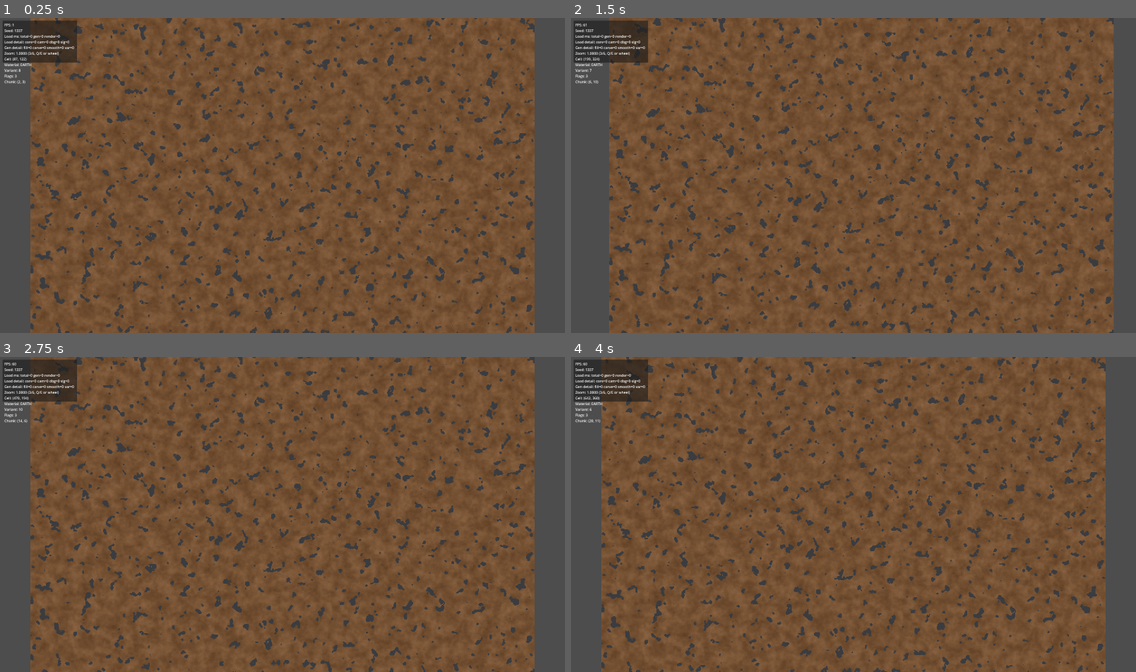
Above: before the commit, frames 1-4 (two rows, left to right).
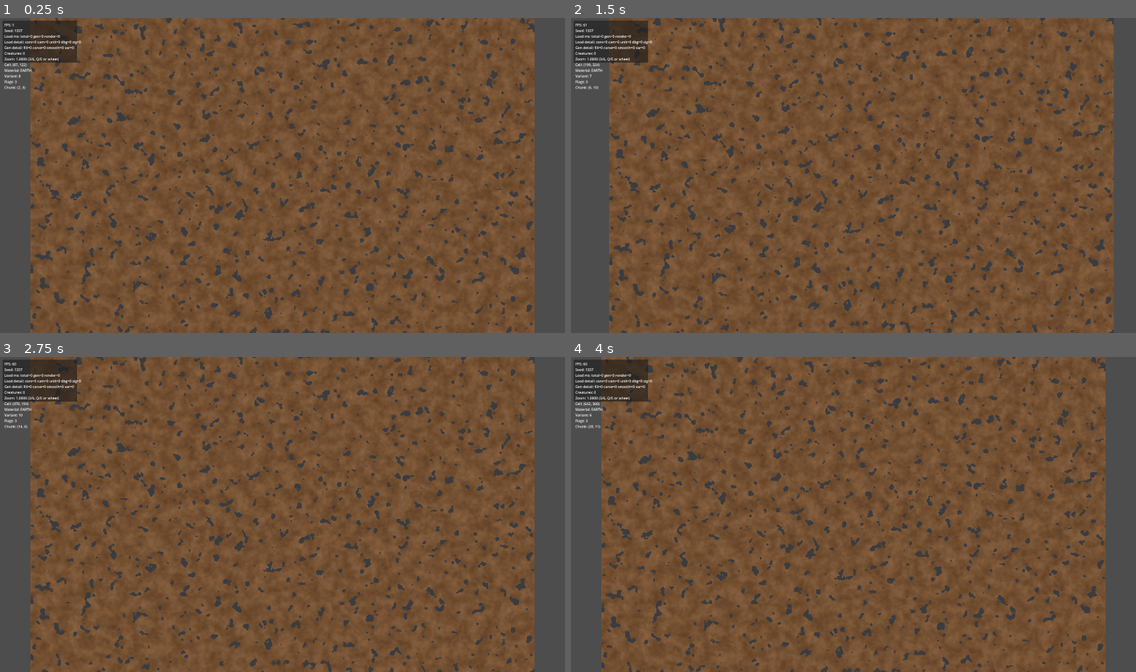
Above: after the commit, the same moments.

Repository: Kanturna/Diggy
Game: Godot game, scene res://main/Main.tscn
Two runs of this game, one before a commit and one after it. Both use one fixed random seed, a clock stepped at 60 frames per second and the inputs below.
Inputs (mouse positions are in pixels of both pictures, inside the frame that each line leads up to):
- Up to frame 1 (0.25 s): no input
- Up to frame 2 (1.5 s): tap Enter at 0.5 s; move the mouse to (977, 159) at 0.52 s; tap S (camera_down) at 0.6 s; click (977, 159) at 0.67 s; tap Space at 1.25 s; move the mouse to (740, 191) at 1.27 s; tap A (camera_left) at 1.35 s; click (740, 191) at 1.42 s
- Up to frame 3 (2.75 s): tap Enter at 2 s; move the mouse to (339, 445) at 2.02 s; tap D (camera_right) at 2.1 s; click (339, 445) at 2.17 s
- Up to frame 4 (4 s): tap Space at 2.75 s; move the mouse to (825, 577) at 2.77 s; tap Shift (camera_speed) at 2.85 s; click (825, 577) at 2.92 s; tap Enter at 3.5 s; move the mouse to (1023, 561) at 3.52 s; tap W (camera_up) at 3.6 s; click (1023, 561) at 3.67 s

The runs differ from the first frame. In frame 1, 0.3% of the frame differs, in the area x 0-15%, y 7-23%; in frame 2, 0.3%; in frame 3, 0.3%; in frame 4, 0.3%.
Error after the commit: Parse Error: Cannot infer the type of "sample_world" variable because the value doesn't have a set type. (res://units/CreatureAgent.gd:157)

Commit message:
first creatures , visuals and animation

Diff:
--- a/core/Config.gd
+++ b/core/Config.gd
@@ -11,6 +11,16 @@
 const CAVE_EMPTY_THRESHOLD := 0.33
 const CAVE_SMOOTH_PASSES := 2
 const EARTH_VARIANT_COUNT := 17
+
+const CREATURE_SPAWN_COUNT := 10
+const CREATURE_SPAWN_ATTEMPTS := 1200
+const CREATURE_SPAWN_PADDING_CELLS := 4
+const CREATURE_BODY_WIDTH_CELLS := 2.0
+const CREATURE_BODY_LENGTH_CELLS := 4.0
+const CREATURE_TAIL_SEGMENTS := 5
+const CREATURE_SPEED_CELLS_PER_SECOND := 5.5
+const CREATURE_TURN_INTERVAL_MIN := 0.7
+const CREATURE_TURN_INTERVAL_MAX := 1.6
 
 const CAMERA_BASE_SPEED := 550.0
 const CAMERA_SHIFT_MULTIPLIER := 2.2
--- a/debug/DebugOverlay.gd
+++ b/debug/DebugOverlay.gd
@@ -10,6 +10,7 @@
 var renderer: WorldMaterialRenderer
 var is_visible_overlay := true
 var startup_timings := {}
+var creature_count := 0
 
 func setup(world_model: WorldModel, world_renderer: WorldMaterialRenderer) -> void:
 	world = world_model
@@ -18,6 +19,9 @@
 
 func set_startup_timings(timings: Dictionary) -> void:
 	startup_timings = timings.duplicate()
+
+func set_creature_count(count: int) -> void:
+	creature_count = count
 
 func _process(_delta: float) -> void:
 	if Input.is_action_just_pressed(Config.DEBUG_TOGGLE_ACTION):
@@ -46,9 +50,10 @@
 			]
 		)
 		lines.append(
-			"Load detail: core=%d cam=%d dbg=%d sig=%d" % [
+			"Load detail: core=%d cam=%d unit=%d dbg=%d sig=%d" % [
 				int(startup_timings.get("world_core_ms", 0)),
 				int(startup_timings.get("camera_setup_ms", 0)),
+				int(startup_timings.get("creature_setup_ms", 0)),
 				int(startup_timings.get("debug_setup_ms", 0)),
 				int(startup_timings.get("signal_connect_ms", 0)),
 			]
@@ -61,6 +66,7 @@
 				int(startup_timings.get("world_generate_variants_ms", 0)),
 			]
 		)
+	lines.append("Creatures: %d" % creature_count)
 	if camera != null:
 		var zoom_levels := Config.CAMERA_ZOOM_LEVELS
 		var zoom_level_index := zoom_levels.find(camera.zoom.x)
--- a/main/Main.gd
+++ b/main/Main.gd
@@ -6,12 +6,14 @@
 const RendererScript = preload("res://render/WorldMaterialRenderer.gd")
 const CameraControllerScript = preload("res://camera/CameraController.gd")
 const DebugOverlayScene = preload("res://debug/DebugOverlay.tscn")
+const CreatureManagerScript = preload("res://units/CreatureManager.gd")
 
 var world_model: WorldModel
 var world_generator: WorldGenerator
 var renderer: WorldMaterialRenderer
 var camera_controller: CameraController
 var debug_overlay: DebugOverlay
+var creature_manager: CreatureManager
 var _startup_timings := {}
 
 func _ready() -> void:
@@ -38,6 +40,10 @@
 	_startup_timings["camera_setup_ms"] = Time.get_ticks_msec() - step_begin_ms
 
 	step_begin_ms = Time.get_ticks_msec()
+	_setup_creatures()
+	_startup_timings["creature_setup_ms"] = Time.get_ticks_msec() - step_begin_ms
+
+	step_begin_ms = Time.get_ticks_msec()
 	_setup_debug()
 	_startup_timings["debug_setup_ms"] = Time.get_ticks_msec() - step_begin_ms
 
@@ -47,6 +53,8 @@
 	_startup_timings["ready_total_ms"] = Time.get_ticks_msec() - startup_begin_ms
 	if debug_overlay != null:
 		debug_overlay.set_startup_timings(_startup_timings)
+		if creature_manager != null:
+			debug_overlay.set_creature_count(creature_manager.creatures.size())
 
 func _process(_delta: float) -> void:
 	_on_chunks_dirtied()
@@ -94,6 +102,11 @@
 		Config.WORLD_HEIGHT * Config.CELL_SIZE * 0.5
 	)
 
+func _setup_creatures() -> void:
+	creature_manager = CreatureManagerScript.new()
+	add_child(creature_manager)
+	creature_manager.setup(world_model)
+
 func _setup_debug() -> void:
 	debug_overlay = DebugOverlayScene.instantiate()
 	add_child(debug_overlay)
--- /dev/null
+++ b/units/CreatureAgent.gd
@@ -0,0 +1,177 @@
+extends Node2D
+class_name CreatureAgent
+
+const Config = preload("res://core/Config.gd")
+const MaterialType = preload("res://core/MaterialType.gd")
+const CreatureGenomeScript = preload("res://units/CreatureGenome.gd")
+
+var world: WorldModel
+var genome: CreatureGenome
+var rng := RandomNumberGenerator.new()
+
+var _move_dir := Vector2.RIGHT
+var _heading := Vector2.RIGHT
+var _turn_timer := 0.0
+var _tail_phase := 0.0
+
+func setup(world_model: WorldModel, creature_genome: CreatureGenome, spawn_cell: Vector2i, seed: int) -> void:
+	world = world_model
+	genome = creature_genome
+	rng.seed = seed
+	global_position = cell_to_world(spawn_cell)
+	_move_dir = _random_direction()
+	_heading = _move_dir
+	_turn_timer = _random_turn_interval()
+	queue_redraw()
+
+func _process(delta: float) -> void:
+	if world == null or genome == null:
+		return
+
+	_turn_timer -= delta
+	if _turn_timer <= 0.0:
+		_pick_new_direction()
+
+	var target_position := global_position + _move_dir * genome.speed_cells_per_second * Config.CELL_SIZE * delta
+	if can_occupy_world(world, target_position, _move_dir, genome.body_width_cells, genome.body_length_cells):
+		global_position = target_position
+	else:
+		_pick_new_direction()
+
+	if _move_dir.length_squared() > 0.0:
+		_heading = _move_dir
+	_tail_phase += delta * (4.5 + genome.speed_cells_per_second * 0.35)
+	queue_redraw()
+
+func _draw() -> void:
+	if genome == null:
+		return
+
+	var half_width := genome.body_width_cells * Config.CELL_SIZE * 0.5
+	var body_length := genome.body_length_cells * Config.CELL_SIZE
+	var head_radius := half_width * 0.9
+	var head_center := Vector2(body_length * 0.32, 0.0)
+	var tail_base_x := -body_length * 0.2
+	var tail_length := body_length * 0.95
+
+	draw_set_transform(Vector2.ZERO, _heading.angle(), Vector2.ONE)
+
+	for segment_idx in genome.tail_segments:
+		var t := float(segment_idx) / maxf(float(genome.tail_segments - 1), 1.0)
+		var x := lerpf(tail_base_x, tail_base_x - tail_length, t)
+		var sway := sin(_tail_phase - t * 2.2) * half_width * 0.6 * (1.0 - t)
+		var radius := lerpf(half_width * 0.55, half_width * 0.18, t)
+		draw_circle(Vector2(x, sway), radius, genome.body_color.darkened(0.08 * t))
+
+	draw_circle(Vector2.ZERO, half_width, genome.body_color)
+	draw_circle(Vector2(-body_length * 0.16, 0.0), half_width * 0.9, genome.body_color.darkened(0.06))
+	draw_circle(head_center, head_radius, genome.head_color)
+
+	var jaw_base_x := head_center.x + head_radius * 0.55
+	var jaw_tip_x := jaw_base_x + half_width * 0.95
+	var jaw_spread := half_width * 0.68
+	var jaw_gap := half_width * 0.22
+	draw_colored_polygon(
+		PackedVector2Array([
+			Vector2(jaw_base_x, -jaw_gap),
+			Vector2(jaw_tip_x, -jaw_spread),
+			Vector2(jaw_tip_x - half_width * 0.18, -jaw_gap * 0.45),
+		]),
+		genome.jaw_color
+	)
+	draw_colored_polygon(
+		PackedVector2Array([
+			Vector2(jaw_base_x, jaw_gap),
+			Vector2(jaw_tip_x, jaw_spread),
+			Vector2(jaw_tip_x - half_width * 0.18, jaw_gap * 0.45),
+		]),
+		genome.jaw_color
+	)
+
+func _pick_new_direction() -> void:
+	for _attempt in 8:
+		var candidate_dir := _random_direction()
+		if can_occupy_world(
+			world,
+			global_position + candidate_dir * Config.CELL_SIZE * 0.75,
+			candidate_dir,
+			genome.body_width_cells,
+			genome.body_length_cells
+		):
+			_move_dir = candidate_dir
+			_turn_timer = _random_turn_interval()
+			return
+	_move_dir = -_move_dir
+	_turn_timer = _random_turn_interval()
+
+func _random_direction() -> Vector2:
+	var directions := [
+		Vector2.RIGHT,
+		Vector2.LEFT,
+		Vector2.UP,
+		Vector2.DOWN,
+		Vector2(1, 1).normalized(),
+		Vector2(1, -1).normalized(),
+		Vector2(-1, 1).normalized(),
+		Vector2(-1, -1).normalized(),
+	]
+	return directions[rng.randi_range(0, directions.size() - 1)]
+
+func _random_turn_interval() -> float:
+	return rng.randf_range(genome.turn_interval_min, genome.turn_interval_max)
+
+static func cell_to_world(cell: Vector2i) -> Vector2:
+	return (Vector2(cell) + Vector2.ONE * 0.5) * Config.CELL_SIZE
+
+static func can_occupy_world(
+	world_model: WorldModel,
+	world_position: Vector2,
+	forward: Vector2,
+	body_width_cells: float,
+	body_length_cells: float
+) -> bool:
+	if world_model == null:
+		return false
+
+	var dir := forward.normalized()
+	if dir.length_squared() == 0.0:
+		dir = Vector2.RIGHT
+	var perp := Vector2(-dir.y, dir.x)
+
+	var half_width := body_width_cells * Config.CELL_SIZE * 0.5
+	var body_length := body_length_cells * Config.CELL_SIZE
+	var longitudinal_offsets := [
+		-body_length * 0.45,
+		-body_length * 0.15,
+		body_length * 0.15,
+		body_length * 0.45,
+	]
+	var lateral_offsets := [
+		-half_width * 0.75,
+		0.0,
+		half_width * 0.75,
+	]
+
+	for x_offset in longitudinal_offsets:
+		for y_offset in lateral_offsets:
+			var sample_world := world_position + dir * x_offset + perp * y_offset
+			var sample_cell := Vector2i(
+				floor(sample_world.x / Config.CELL_SIZE),
+				floor(sample_world.y / Config.CELL_SIZE)
+			)
+			if not world_model.is_in_bounds(sample_cell.x, sample_cell.y):
+				return false
+			if world_model.get_material(sample_cell.x, sample_cell.y) != MaterialType.Id.EMPTY:
+				return false
+
+	var head_sample := world_position + dir * body_length * 0.6
+	var head_cell := Vector2i(
+		floor(head_sample.x / Config.CELL_SIZE),
+		floor(head_sample.y / Config.CELL_SIZE)
+	)
+	if not world_model.is_in_bounds(head_cell.x, head_cell.y):
+		return false
+	if world_model.get_material(head_cell.x, head_cell.y) != MaterialType.Id.EMPTY:
+		return false
+
+	return true
--- /dev/null
+++ b/units/CreatureGenome.gd
@@ -0,0 +1,27 @@
+extends RefCounted
+class_name CreatureGenome
+
+var body_width_cells: float
+var body_length_cells: float
+var tail_segments: int
+var speed_cells_per_second: float
+var turn_interval_min: float
+var turn_interval_max: float
+var body_color := Color8(208, 224, 206)
+var head_color := Color8(228, 238, 226)
+var jaw_color := Color8(240, 243, 236)
+
+func _init(
+	new_body_width_cells: float,
+	new_body_length_cells: float,
+	new_tail_segments: int,
+	new_speed_cells_per_second: float,
+	new_turn_interval_min: float,
+	new_turn_interval_max: float
+) -> void:
+	body_width_cells = new_body_width_cells
+	body_length_cells = new_body_length_cells
+	tail_segments = new_tail_segments
+	speed_cells_per_second = new_speed_cells_per_second
+	turn_interval_min = new_turn_interval_min
+	turn_interval_max = new_turn_interval_max
--- /dev/null
+++ b/units/CreatureManager.gd
@@ -0,0 +1,57 @@
+extends Node2D
+class_name CreatureManager
+
+const Config = preload("res://core/Config.gd")
+const CreatureAgentScript = preload("res://units/CreatureAgent.gd")
+const CreatureGenomeScript = preload("res://units/CreatureGenome.gd")
+
+var world: WorldModel
+var rng := RandomNumberGenerator.new()
+var creatures: Array[CreatureAgent] = []
+var base_genome: CreatureGenome
+
+func setup(world_model: WorldModel) -> void:
+	world = world_model
+	rng.seed = world.seed + 8192
+	base_genome = CreatureGenomeScript.new(
+		Config.CREATURE_BODY_WIDTH_CELLS,
+		Config.CREATURE_BODY_LENGTH_CELLS,
+		Config.CREATURE_TAIL_SEGMENTS,
+		Config.CREATURE_SPEED_CELLS_PER_SECOND,
+		Config.CREATURE_TURN_INTERVAL_MIN,
+		Config.CREATURE_TURN_INTERVAL_MAX
+	)
+	_spawn_creatures(Config.CREATURE_SPAWN_COUNT)
+
+func _spawn_creatures(count: int) -> void:
+	var attempts := 0
+	while creatures.size() < count and attempts < Config.CREATURE_SPAWN_ATTEMPTS:
+		attempts += 1
+		var cell := Vector2i(
+			rng.randi_range(Config.CREATURE_SPAWN_PADDING_CELLS, world.width - Config.CREATURE_SPAWN_PADDING_CELLS - 1),
+			rng.randi_range(Config.CREATURE_SPAWN_PADDING_CELLS, world.height - Config.CREATURE_SPAWN_PADDING_CELLS - 1)
+		)
+		if not _is_spawn_valid(cell):
+			continue
+
+		var creature := CreatureAgentScript.new()
+		add_child(creature)
+		creature.setup(world, base_genome, cell, rng.randi())
+		creatures.append(creature)
+
+func _is_spawn_valid(cell: Vector2i) -> bool:
+	var world_position := CreatureAgentScript.cell_to_world(cell)
+	if not CreatureAgentScript.can_occupy_world(
+		world,
+		world_position,
+		Vector2.RIGHT,
+		base_genome.body_width_cells,
+		base_genome.body_length_cells
+	):
+		return false
+
+	var minimum_distance := (base_genome.body_length_cells + base_genome.body_width_cells) * Config.CELL_SIZE
+	for creature in creatures:
+		if creature.global_position.distance_to(world_position) < minimum_distance:
+			return false
+	return true
